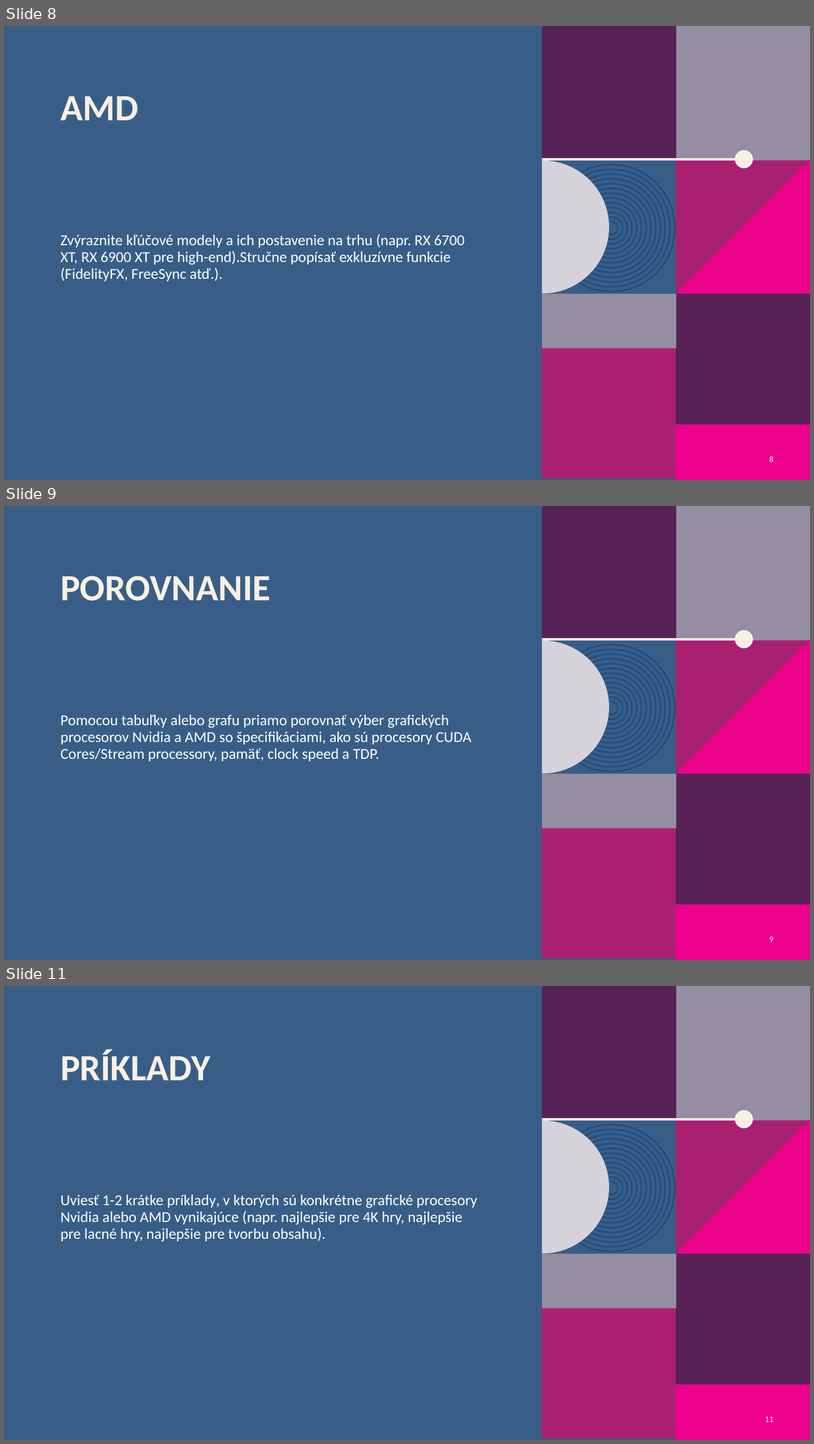
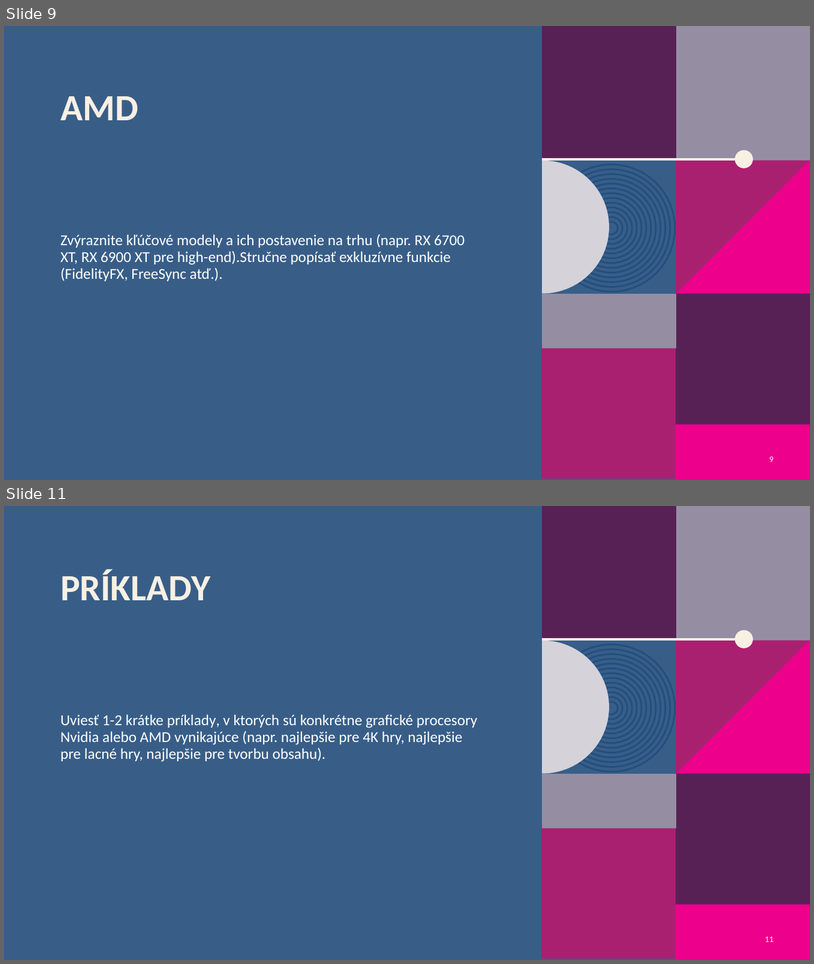
Before and after one commit to JetamAdzak/Rocnikova-praca, a slide deck: ROCNIKOVA_GPU_PREZ.pptx. Shown one above the other, each under a label of ours: slides 8, 9 and 11 before the commit, slides 9 and 11 after it; the slides between them are not shown. The pictures are 814x1444 and 814x964 pixels, drawn with LibreOffice and Linux fonts; fonts in the diff are those of the drawing; background and template pictures are left out. Boxes give left, top, right and bottom in pixels: in the first picture for what was removed or moved away, otherwise in the second. Text is boxed around its words. In the diff, an @@ line names an element or a change of style, - is before the commit and + after.

```diff
--- a/ROCNIKOVA_GPU_PREZ.pptx
+++ b/ROCNIKOVA_GPU_PREZ.pptx
@@ slide 9 removed at (4,506,810,960), background #385E88; not listed: 24 template elements that a slide beside it also shows @@
@@ title removed at (60,576,270,601) @@
-POROVNANIE
@@ text removed at (60,714,471,761) @@
-Pomocou tabuľky alebo grafu priamo porovnať výber grafických procesorov Nvidia a AMD so špecifikáciami, ako sú procesory CUDA Cores/Stream processory, pamäť, clock speed a TDP.
@@ page number removed at (770,936,774,942) @@
-9
@@ what was slide 8 is now slide 9 @@
@@ page number at (770,456,774,462): text changed @@
-8
+9
```
Also in this commit, not shown: 2 slides changed, 3 slides added, 2 other slides removed, 1 other file.
